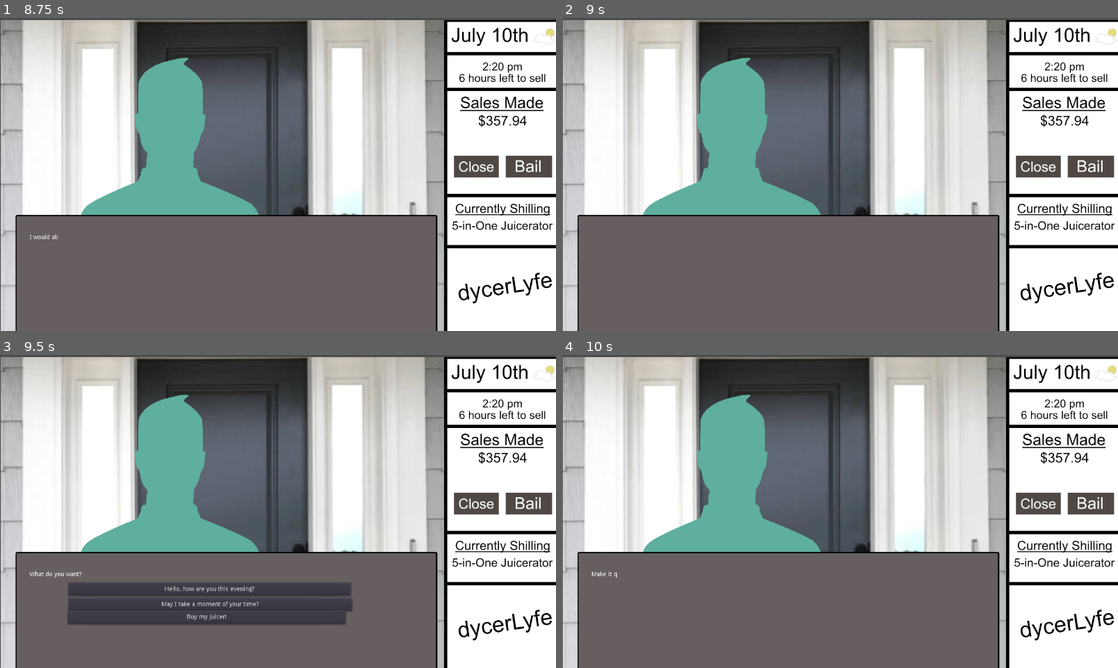
Above: before the commit, frames 1-4 (two rows, left to right).
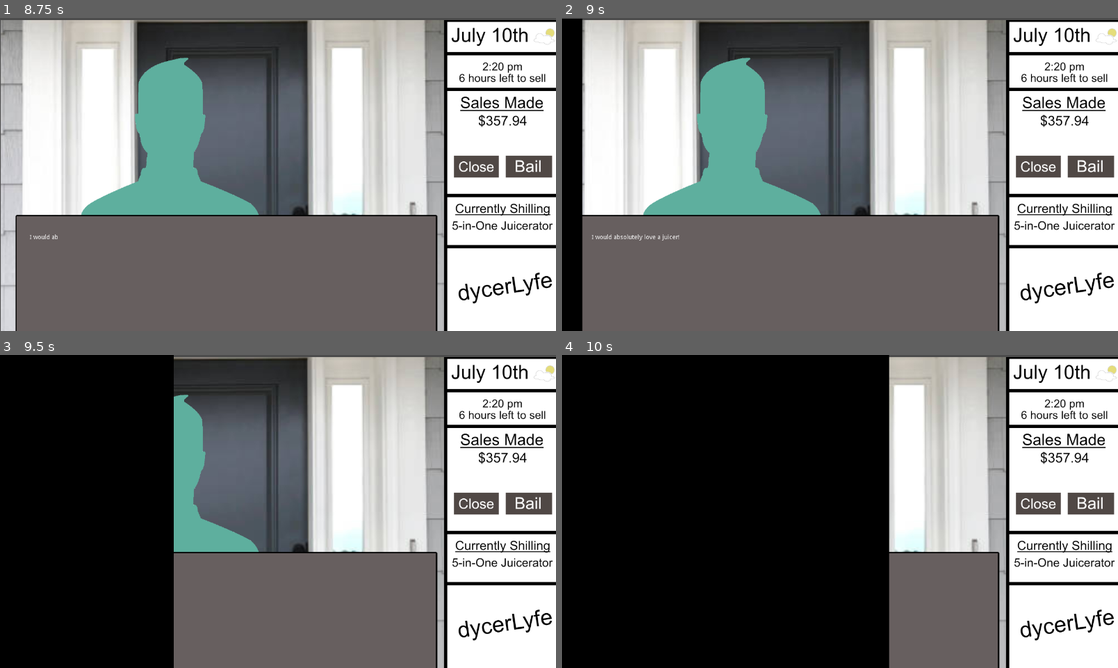
Above: after the commit, the same moments.

Repository: Feketelo/DycerLyfe-International-RenPy-
Game: Godot game, scene res://DycerLyfe.tscn
The game is run twice, just before and just after one commit, with the same random seed, the same clock (stepped at 60 frames per second) and the same inputs.
Inputs (mouse positions are in pixels of both pictures, inside the frame that each line leads up to):
- Up to frame 1 (8.75 s): click "Start Game" at 0.5 s; tap Enter (ui_accept) at 1.25, 1.35, 1.52, 1.82, 2, 2.1, 2.27, 2.57, 2.85, 3.6, 3.77, 4.07, 5, 5.1, 5.27, 5.57, 6.5, 6.6, 6.77, 7.07, 8, 8.1 s; click "Hello, how are you this eveni…" at 4.25 s; click "I'm here with the renowned dy…" at 5.75 s; click "Sounds like there are lots of…" at 7.25 s
- Up to frame 2 (9 s): tap Enter (ui_accept) at 8.75, 8.85 s
- Up to frame 3 (9.5 s): tap Enter (ui_accept) at 9.02, 9.32 s
- Up to frame 4 (10 s): click (773, 605) at 9.5 s, where only the run before the commit has a clickable "May I take a moment of your t…"

Frame 1 is identical in both runs. In frame 2, 3.8% of the frame differs, in the area x 0-22%, y 0-100%; in frame 3, 35%; in frame 4, 59%, in the area x 0-59%, y 0-100%.

Commit message:
two animations

Diff:
--- a/Controller.gd
+++ b/Controller.gd
@@ -46,8 +46,7 @@
 		hide_buttons()
 		display_dialogue(current_round["text"])
 	else:
-		print_debug("go to next scene")
-		go_to_next_scene()
+		get_node("SwipeAnimation2").play("Intro_transition")
 
 func display_dialogue(words):
 	finished = false
@@ -144,4 +143,7 @@
 
 
 func _on_SwipeAnimation_animation_finished(anim_name):
-	go_to_next_scene() # Replace with function body.
+	go_to_next_scene()
+
+func _on_SwipeAnimation2_animation_finished(anim_name):
+	get_node("SwipeAnimation").play("Intro_transition")
--- a/DycerLyfe.tscn
+++ b/DycerLyfe.tscn
@@ -75,6 +75,49 @@
 "values": [ null ]
 }
 
+[sub_resource type="Animation" id=3]
+resource_name = "Intro_transition"
+length = 3.0
+tracks/0/type = "value"
+tracks/0/path = NodePath("SwipeAnimation/ColorRect:rect_position")
+tracks/0/interp = 1
+tracks/0/loop_wrap = true
+tracks/0/imported = false
+tracks/0/enabled = true
+tracks/0/keys = {
+"times": PoolRealArray( 0, 1.9, 3 ),
+"transitions": PoolRealArray( 1, 1, 1 ),
+"update": 0,
+"values": [ Vector2( -1357, 3 ), Vector2( -15.8657, -6.98828 ), Vector2( -12, -7 ) ]
+}
+
+[sub_resource type="Animation" id=4]
+length = 0.001
+tracks/0/type = "value"
+tracks/0/path = NodePath("SwipeAnimation/ColorRect:rect_position")
+tracks/0/interp = 1
+tracks/0/loop_wrap = true
+tracks/0/imported = false
+tracks/0/enabled = true
+tracks/0/keys = {
+"times": PoolRealArray( 0 ),
+"transitions": PoolRealArray( 1 ),
+"update": 0,
+"values": [ Vector2( -1306, 1 ) ]
+}
+tracks/1/type = "value"
+tracks/1/path = NodePath("SwipeAnimation/AudioStreamPlayer:stream")
+tracks/1/interp = 1
+tracks/1/loop_wrap = true
+tracks/1/imported = false
+tracks/1/enabled = true
+tracks/1/keys = {
+"times": PoolRealArray( 0 ),
+"transitions": PoolRealArray( 1 ),
+"update": 0,
+"values": [ null ]
+}
+
 [node name="DycerLyfe" type="Node2D"]
 
 [node name="Background" type="Sprite" parent="."]
@@ -159,6 +202,17 @@
 [node name="AudioStreamPlayer" type="AudioStreamPlayer" parent="Control/SwipeAnimation"]
 autoplay = true
 
+[node name="SwipeAnimation2" type="AnimationPlayer" parent="Control"]
+anims/Intro_transition = SubResource( 3 )
+anims/RESET = SubResource( 4 )
+
+[node name="ColorRect" type="ColorRect" parent="Control/SwipeAnimation2"]
+margin_left = -1357.0
+margin_top = 3.0
+margin_right = -35.0
+margin_bottom = 759.0
+color = Color( 0, 0, 0, 1 )
+
 [node name="StartScreen" type="Panel" parent="."]
 margin_left = -23.0
 margin_top = -16.0
@@ -178,4 +232,5 @@
 [connection signal="pressed" from="Control/TextBox/dialogue_option_3" to="Control" method="_on_dialogue_option_3_pressed"]
 [connection signal="pressed" from="Control/TextBox/dialogue_option_4" to="Control" method="_on_dialogue_option_4_pressed"]
 [connection signal="animation_finished" from="Control/SwipeAnimation" to="Control" method="_on_SwipeAnimation_animation_finished"]
+[connection signal="animation_finished" from="Control/SwipeAnimation2" to="Control" method="_on_SwipeAnimation2_animation_finished"]
 [connection signal="pressed" from="StartScreen/Button" to="Control" method="_on_Button_pressed"]
Not shown: 1 places in DycerLyfe.tscn that only renumber resources
